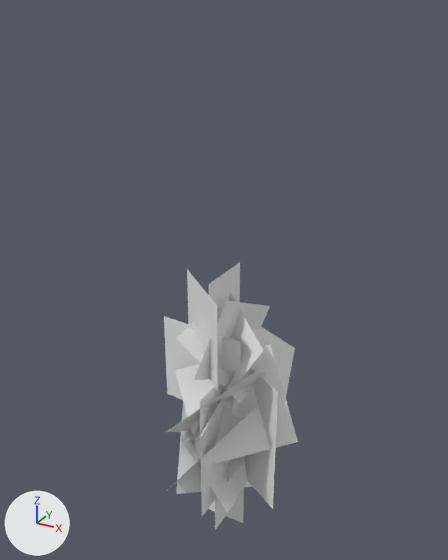
One commit to the OBJ model public/assets/models/tree/mesh.obj: the scene before it, then after it.
Rendered twice from a 50 mm lens placed at (5.71, -10.46, 11.45), pointed at (-0.19, 0.25, 6.09). The axes (+X, +Y, +Z) are drawn at lower left. The lights are the same throughout. Where no turn or scale is listed for an object, it has been applied to the vertices.
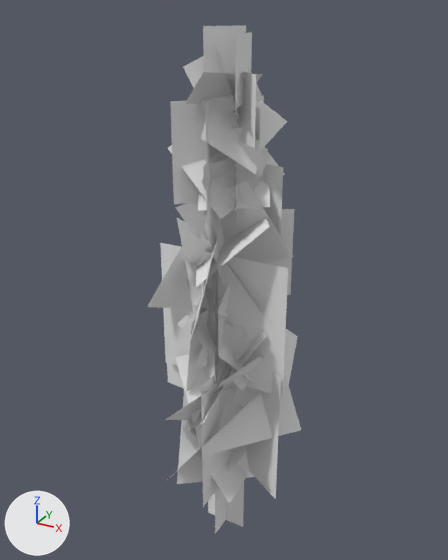
The change, as a diff of the scene's bpy script:
```diff
--- a/public/assets/models/tree/mesh.obj.py
+++ b/public/assets/models/tree/mesh.obj.py
@@ me_cube_001 @@
 # used by ob_cube_001; location = (0.0, 0.0, 0.0)
-me_cube_001.from_pydata(...)  # 76 vertices, 20 faces; spans x -1.54..1.81, y -1.89..2.36, z -0.24..6.3
+me_cube_001.from_pydata(...)  # 212 vertices, 54 faces; spans x -1.44..1.9, y -2.14..2.27, z -0.36..11.15
+# me_cube_001 part 1: the loose piece of 6 vertices spanning x 0.0, y -0.53..0.47, z -0.24..1.76 is moved by (0.0, 0.0, -0.13)
+# me_cube_001 part 2: the loose piece of 4 vertices spanning x -0.68..0.74, y -0.49..0.55, z 0.95..2.51 is moved by (0.09, -0.09, 0.41)
+# me_cube_001 part 3: the loose piece of 6 vertices spanning x -0.5..0.5, y 0.0, z -0.24..1.76 is moved by (0.0, 0.0, -0.12)
+# me_cube_001 part 4: the loose piece of 4 vertices spanning x -0.77..0.64, y -1.08..0.89, z 0.89..2.63 is moved by (0.09, -0.09, 0.41)
+# me_cube_001 part 5: the loose piece of 4 vertices spanning x -0.8..0.93, y -1.24..1.24, z 0.76..3.45 is moved by (0.09, -0.09, 0.41)
+# me_cube_001 part 6: the loose piece of 4 vertices spanning x -0.95..1.01, y -1.89..1.64, z 0.78..3.74 is moved by (0.09, -0.09, 0.41)
+# me_cube_001 part 7: the loose piece of 4 vertices spanning x -0.86..0.67, y -0.72..1.34, z 3.72..5.11 is moved by (0.09, -0.09, 0.41)
+# me_cube_001 part 8: the loose piece of 4 vertices spanning x -0.77..1.08, y -1.89..1.14, z 2.13..4.71 is moved by (0.09, -0.09, 0.41)
+# me_cube_001 part 9: the loose piece of 4 vertices spanning x -0.91..0.47, y -1.6..1.29, z 2.01..4.7 is moved by (0.09, -0.09, 0.41)
+# me_cube_001 part 10: the loose piece of 4 vertices spanning x -1.0..1.81, y -1.11..0.54, z 2.13..4.65 is moved by (0.09, -0.09, 0.41)
+# me_cube_001 part 11: the loose piece of 4 vertices spanning x 0.21..0.97, y -0.67..2.36, z 2.04..4.98 is moved by (0.09, -0.09, 0.41)
+# me_cube_001 part 12: the loose piece of 4 vertices spanning x -0.2..0.45, y -1.05..1.3, z 3.53..5.93 is moved by (0.09, -0.09, 0.41)
+# me_cube_001 part 13: the loose piece of 4 vertices spanning x -1.47..1.09, y -0.51..0.63, z 3.32..5.89 is moved by (0.09, -0.09, 0.41)
+# me_cube_001 part 14: the loose piece of 4 vertices spanning x 0.19, y -1.45..1.63, z 1.06..4.15 is moved by (0.09, -0.09, 0.41)
+# me_cube_001 part 15: the loose piece of 4 vertices spanning x -1.27..1.46, y -0.43..1.18, z 1.02..4.19 is moved by (0.09, -0.09, 0.41)
+# me_cube_001 part 16: the loose piece of 4 vertices spanning x -1.54..0.54, y -0.33..-0.11, z 2.97..5.05 is moved by (0.09, -0.09, 0.41)
+# me_cube_001 part 17: the loose piece of 4 vertices spanning x -0.12, y -0.51..0.88, z 4.91..6.3 is rebuilt with 4 vertices and now spans x -0.13, y -0.62..0.82, z 5.19..6.63
+# me_cube_001 part 18: the loose piece of 4 vertices spanning x -1.19..0.32, y -0.93..0.37, z 4.11..6.1 is rebuilt with 4 vertices and now spans x -1.23..0.33, y -1.07..0.29, z 4.35..6.42
+# me_cube_001 part 19
+# 136 vertices are added at x -1.44..1.55, y -2.14..1.69, z 3.8..11.15
+# 34 new faces join them
 me_cube_001.materials.append(mat_customtileset)
```

Location of each change, [x1, y1, x2, y2] in pixels of the pictures (448 x 560 px; the box of a moved part takes in the faces that stretch with it):
'Cube.001', reshaped (15% wider, 90% taller): before [164, 262, 298, 530]; after [147, 25, 301, 534]
part 1 of me_cube_001, moved or reshaped: before [215, 498, 226, 530]; after [215, 488, 226, 534]
part 2 of me_cube_001, moved or reshaped: before [227, 456, 244, 482]; after [229, 445, 247, 471]
part 3 of me_cube_001, moved or reshaped: before [208, 463, 244, 523]; after [208, 481, 244, 527]
part 4 of me_cube_001, moved or reshaped: before [181, 431, 246, 513]; after [181, 419, 249, 503]
part 5 of me_cube_001, moved or reshaped: before [176, 402, 252, 494]; after [177, 390, 254, 484]
part 6 of me_cube_001, moved or reshaped: before [166, 406, 258, 491]; after [166, 394, 260, 481]
part 7 of me_cube_001, moved or reshaped: before [177, 321, 276, 403]; after [177, 314, 248, 390]
part 8 of me_cube_001, moved or reshaped: before [166, 371, 266, 432]; after [165, 356, 263, 420]
part 9 of me_cube_001, moved or reshaped: before [188, 372, 235, 441]; after [189, 366, 232, 430]
part 10 of me_cube_001, moved or reshaped: before [175, 344, 298, 464]; after [176, 354, 301, 453]
part 11 of me_cube_001, moved or reshaped: before [231, 327, 295, 419]; after [233, 329, 298, 407]
part 12 of me_cube_001, moved or reshaped: before [194, 301, 270, 380]; after [195, 285, 230, 367]
part 13 of me_cube_001, moved or reshaped: before [225, 293, 264, 392]; after [227, 329, 266, 378]
part 14 of me_cube_001, moved or reshaped: before [200, 376, 230, 516]; after [201, 369, 231, 507]
part 15 of me_cube_001, moved or reshaped: before [244, 368, 278, 509]; after [246, 372, 281, 499]
part 16 of me_cube_001, moved or reshaped: before [164, 316, 241, 406]; after [167, 324, 243, 394]
part 17 of me_cube_001, rebuilt: before [209, 262, 240, 322]; after [206, 275, 212, 290]
part 18 of me_cube_001, rebuilt: before [187, 269, 218, 392]; after [202, 281, 215, 384]
part 19 of me_cube_001, added: after [147, 25, 295, 407]
